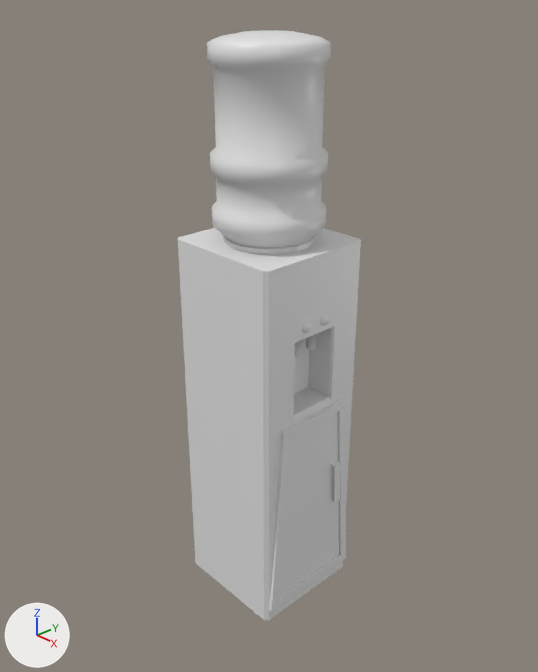
A saved change to the Blender file Assets/Models/blend/WaterDispenser.blend.
The view is the same before and after, from a 50 mm lens placed at (1.225, -1.153, 0.945), pointed at (0.004, -0.004, 0.141). Arrows for +X, +Y and +Z are at lower left; the lights stay in place.

The first picture shows 'Base', 'Jug'.
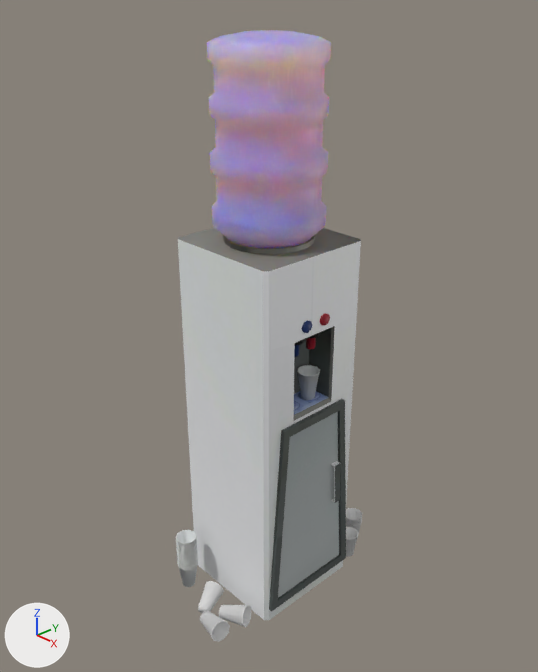
Commit message: finished water dispenser

Where the newer file only moved an object's origin or applied its transform, the numbers keep the older frame.

Where the change shows, as pixel boxes (x1, y1, x2, y2) in the pictures (538 x 672 px):
'Base', surface changed: (178, 228, 361, 615) in both
'Jug', surface changed, reshaped: (207, 30, 331, 248) in both
'DekoCups2', added: after (198, 581, 251, 642)
'DekoCups3', added: after (176, 530, 198, 587)
'Cup', added: after (297, 365, 320, 400)
'DekoCups', added: after (346, 508, 362, 557)
part 1 of me_cube, built on: (178, 239, 360, 620) in both
part 2 of me_cube, recoloured: (178, 228, 361, 615) in both
part 3 of me_cube_001, built on: before (213, 65, 325, 159); after (209, 65, 329, 159)
part 4 of me_cube_001, surface changed: (207, 30, 331, 248) in both

What changed in the scene script:
```text
Change mat_material:
    where n1 = _N.new('ShaderNodeBsdfPrincipled'); n1.name = 'Principled BSDF'
    add n1.inputs[8].default_value = 1.0  # 'Subsurface Weight'
    add n1.inputs[10].default_value = 0.563  # 'Subsurface Scale'
    add n2 = _N.new('ShaderNodeTexImage'); n2.name = 'Image Texture'
    add n2.image = img_waterbottle_png
    add n3 = _N.new('ShaderNodeMix'); n3.name = 'Mix'
    add n3.data_type = 'RGBA'
    add n3.inputs[0].default_value = 0.563  # 'Factor'
    add n3.inputs[7].default_value = (0.00799, 0.0, 0.8, 1.0)  # 'B', blue #1600e7
    add _L.new(n2.outputs[0], n3.inputs[6])  # 'Color' to 'A'
    add _L.new(n3.outputs[2], n1.inputs[0])  # 'Result' to 'Base Color'
Change me_cube:
    used by ob_base; location = (0.0, 0.0, 0.0); scale = (0.692, 0.692, 0.782)
    remove me_cube.from_pydata(...)  # 490 vertices, 449 faces; spans x -0.226..0.25, y -0.226..0.226, z -0.765..0.515
    add me_cube.from_pydata(...)  # 542 vertices, 499 faces; spans x -0.226..0.25, y -0.226..0.226, z -0.765..0.515
    me_cube part 1
    27 faces are deleted
    4 vertices are added at (0.226, 0.213, -0.444), (0.226, 0.213, -0.63), (0.226, -0.213, -0.63), (0.226, -0.213, -0.444)
    24 new vertices lie (0.0, 0.0, -0.954) away from vertices in x -0.226..0.213, y -0.226..0.226, z 0.501
    24 new vertices lie (0.0, 0.0, 0.115) away from vertices in x -0.226..0.213, y -0.226..0.226, z -0.765
    77 new faces join them
    me_cube part 2: 422 faces spanning x -0.226..0.25, y -0.226..0.226, z -0.765..0.515 switch from mat_material (white #e7e7e7) to mat_material_001 (picture img_dispenser_png)
Change me_cube_001:
    used by ob_jug; location = (0.0, 0.0, 0.0); scale = (0.692, 0.692, 0.782)
    remove me_cube_001.from_pydata(...)  # 320 vertices, 301 faces; spans x -0.19..0.19, y -0.19..0.19, z 0.515..1.078
    add me_cube_001.from_pydata(...)  # 400 vertices, 381 faces; spans x -0.19..0.19, y -0.19..0.19, z 0.515..1.078
    me_cube_001 part 3
    20 faces are deleted
    20 vertices are added at x -0.188..0.188, y -0.188..0.188, z 0.866
    20 new vertices lie (0.0, 0.0, 0.081) away from vertices in x -0.17..0.17, y -0.17..0.17, z 0.772
    20 new vertices lie (0.0, 0.0, -0.072) away from vertices in x -0.17..0.17, y -0.17..0.17, z 0.995
    20 new vertices lie (0.0, 0.0, 0.044) away from vertices in x -0.188..0.188, y -0.188..0.188, z 0.866
    100 new faces join them
    me_cube_001 part 4: 281 kept faces spanning x -0.19..0.19, y -0.19..0.19, z 0.515..1.078 get new texture (UV) coordinates
Add ob_dekocups3:
    ob_dekocups3 = bpy.data.objects.new('DekoCups3', me_cylinder_003)  # 1120 vertices, 992 faces; spans x -0.126..-0.071, y -0.247..-0.189, z -0.598..-0.432; in mat_material_001 (picture img_dispenser_png)
    ob_dekocups3.location = (0.0, 0.0, 0.0)
Add ob_dekocups2:
    ob_dekocups2 = bpy.data.objects.new('DekoCups2', me_cylinder_002)  # 210 vertices, 186 faces; spans x -0.037..0.137, y -0.309..-0.171, z -0.599..-0.544
    ob_dekocups2.location = (0.0, 0.0, 0.0)
Add ob_dekocups:
    ob_dekocups = bpy.data.objects.new('DekoCups', me_cylinder_001)  # 420 vertices, 372 faces; spans x 0.0156..0.155, y 0.1632..0.2844, z -0.5995..-0.5027
    ob_dekocups.location = (0.0, 0.0, 0.0)
Add ob_cup:
    ob_cup = bpy.data.objects.new('Cup', me_cylinder)  # 70 vertices, 62 faces; spans x 0.084..0.1387, y 0.0004..0.058, z -0.0005..0.0744; in mat_material_001 (picture img_dispenser_png)
    ob_cup.location = (0.0, 0.0, 0.0)
```
